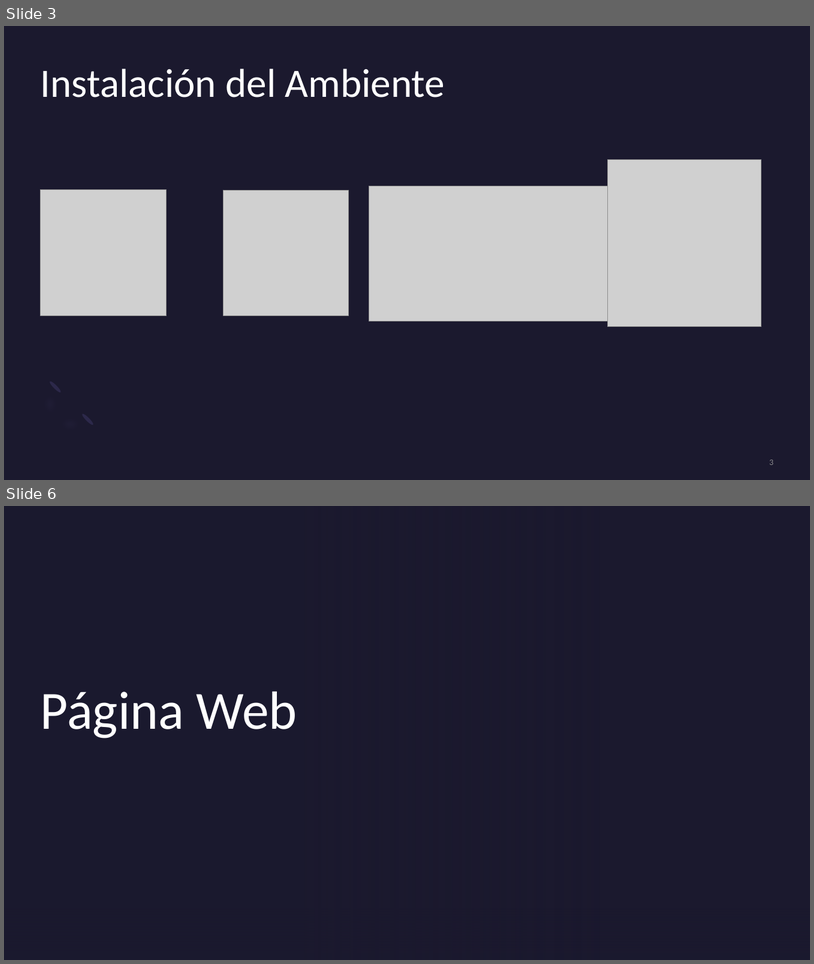
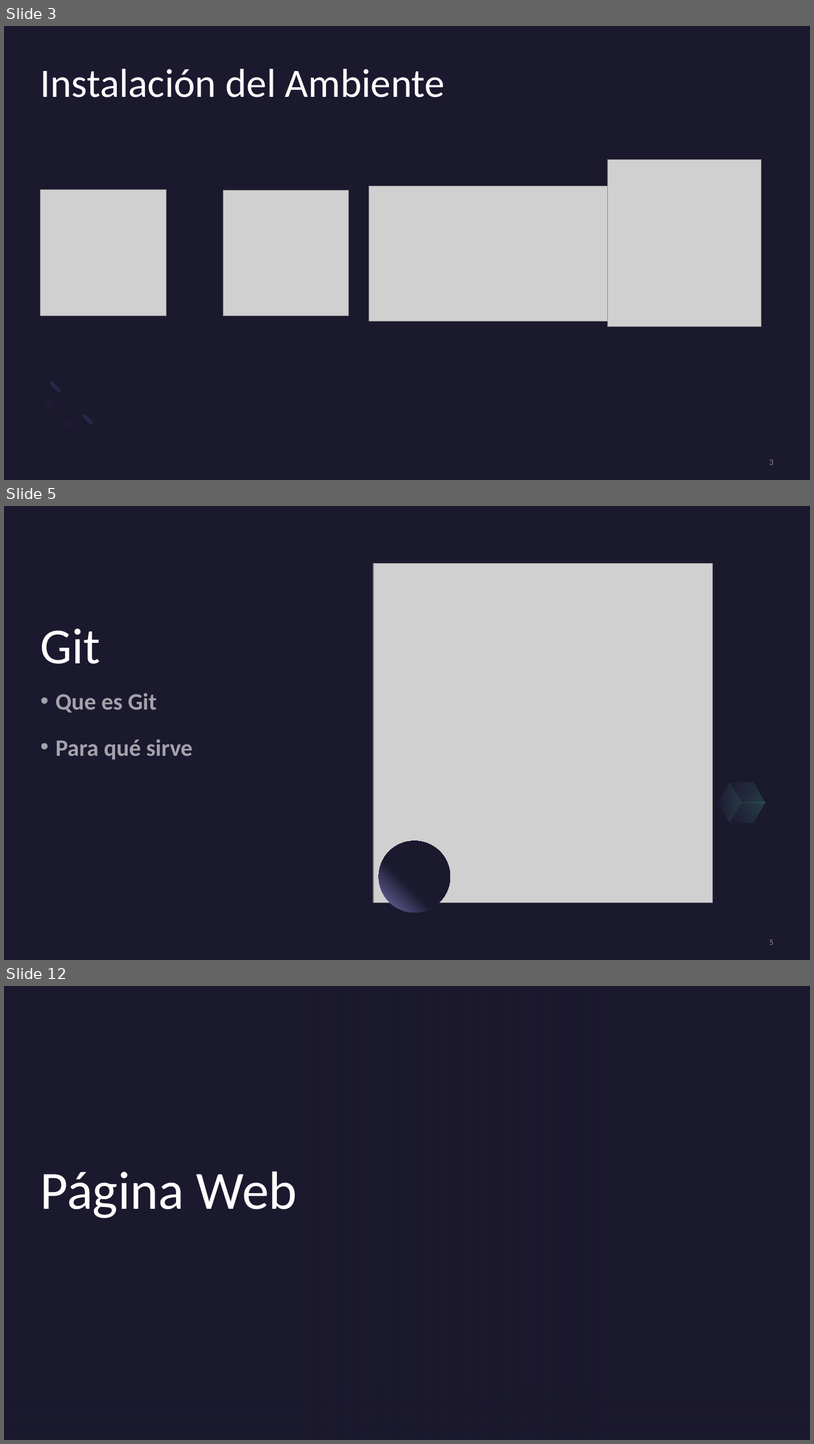
Before and after one commit to dani0105/Curso-web-CS, a slide deck: Clase 1/presentacionClase1.pptx. Shown one above the other, each under a label of ours: slides 3 and 6 before the commit, slides 3, 5 and 12 after it; the slides between them are not shown. The pictures are 814x964 and 814x1444 pixels, drawn with LibreOffice and Linux fonts; fonts in the diff are those of the drawing; grey boxes stand for pictures; background and template pictures are left out. Boxes give left, top, right and bottom in pixels: in the first picture for what was removed or moved away, otherwise in the second. Text is boxed around its words. In the diff, an @@ line names an element or a change of style, - is before the commit and + after.

```diff
--- a/Clase 1/presentacionClase1.pptx
+++ b/Clase 1/presentacionClase1.pptx
@@ slide 5 added at (4, 506, 810, 960), background #1B192E @@
@@ rectangle added at (4, 506, 810, 960), fill #1B192E @@
@@ picture added at (374, 563, 713, 902) @@
@@ title added at (41, 628, 101, 664), 60 pt, text #FFFFFF @@
+Git
@@ text added at (56, 693, 192, 759), 28 pt, text #FFFFFF at 60% opacity, bold @@
+• Que es Git
+• Para qué sirve
@@ freeform shape added at (724, 771, 772, 813), fill gradient #2C284A to #5BEFC1 @@
@@ freeform shape added at (713, 781, 748, 823), fill gradient #2C284A to #5BEFC1 @@
@@ freeform shape added at (729, 792, 765, 833), fill gradient #2C284A to #5BEFC1 @@
@@ ellipse added at (379, 841, 450, 912), fill gradient #1B192E to #7771B2 @@
@@ page number added at (770, 939, 774, 945), 10 pt, text #A6A6A6 at 80% opacity @@
+5
@@ what was slide 6 is now slide 12 @@
```
Also in this commit, not shown: 7 other slides added, 2 slides removed.
